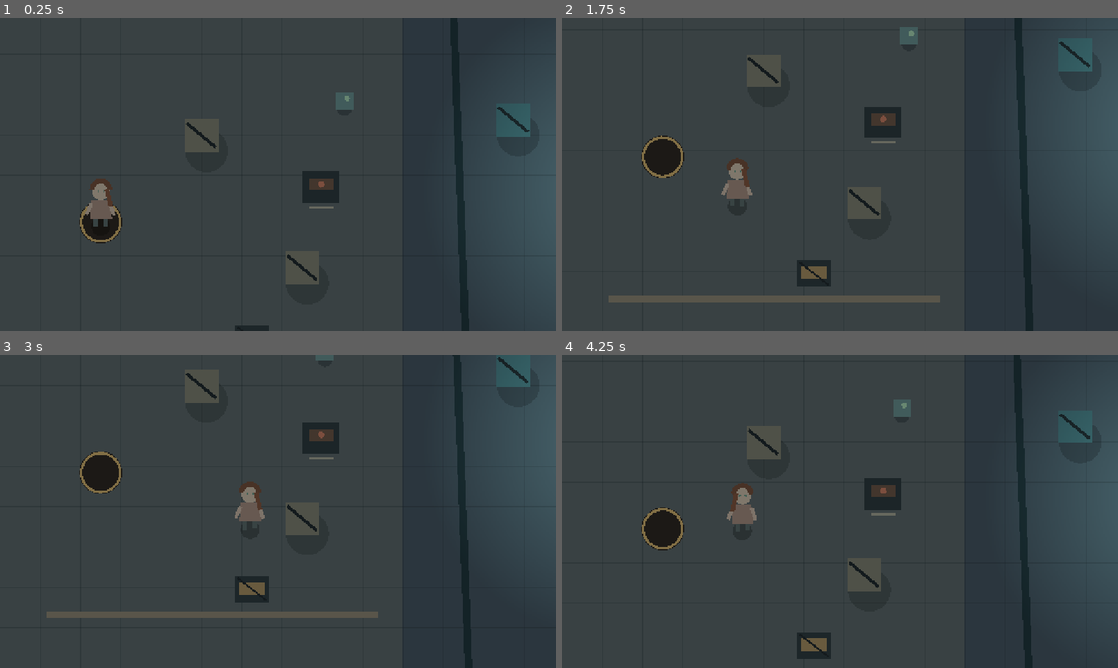
Above: before the commit, frames 1-4 (two rows, left to right).
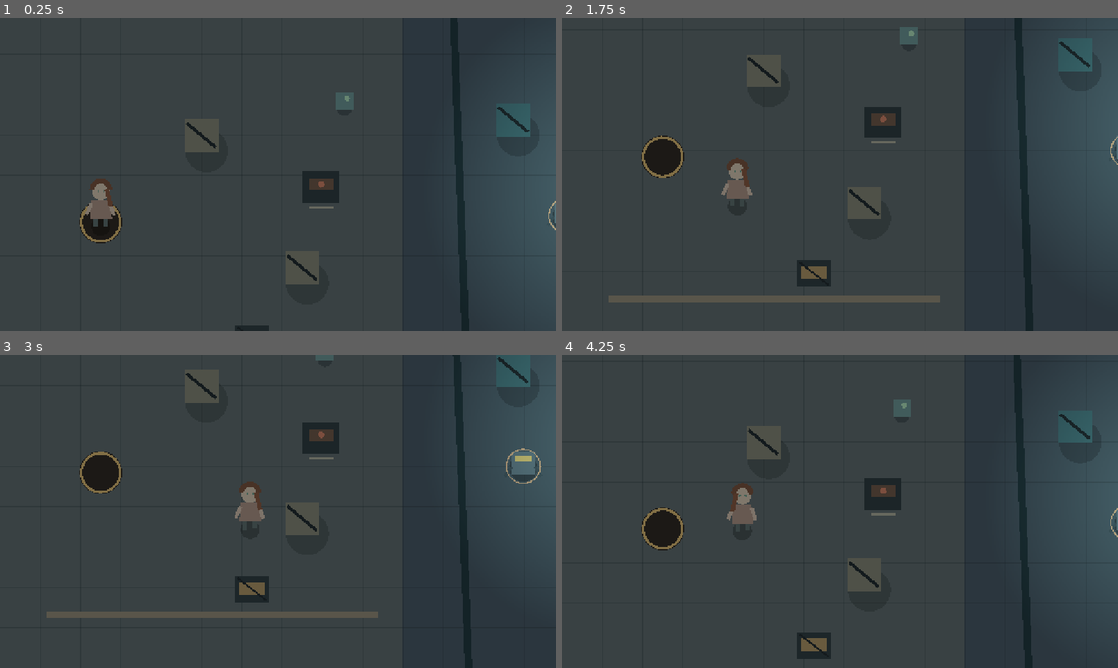
Above: after the commit, the same moments.

Repository: MohamedXIV/not-a-hero
Game: Godot game, scene res://scenes/world/outdoors.tscn
Same seed, same stepped clock (60 frames per second), same inputs: the game is played once before the commit and once after it. This scene is started directly instead of the project's main scene.
Inputs (mouse positions are in pixels of both pictures, inside the frame that each line leads up to):
- Up to frame 1 (0.25 s): no input
- Up to frame 2 (1.75 s): tap Enter at 0.5 s; move the mouse to (962, 158) at 0.52 s; press the mouse at (962, 158) at 0.53 s; hold D (move_right) 0.53-1.28 s; move the mouse to (728, 190) at 1.27 s; release the mouse at (728, 190) at 1.28 s; hold S (move_down) from 1.28 s (still down); click (728, 190) at 1.35 s
- Up to frame 3 (3 s): move the mouse to (333, 442) at 2.02 s; release S (move_down) at 2.03 s; press the mouse at (333, 442) at 2.03 s; hold D (move_right) 2.03-2.78 s; tap E (interact) at 2.1 s; move the mouse to (250, 574) at 2.77 s; release the mouse at (250, 574) at 2.78 s; hold W (move_up) from 2.78 s (still down); tap Shift (sprint) at 2.85 s
- Up to frame 4 (4.25 s): click (812, 574) at 3.05 s; move the mouse to (1006, 558) at 3.52 s; release W (move_up) at 3.53 s; press the mouse at (1006, 558) at 3.53 s; hold A (move_left) from 3.53 s (still down); tap 1 (weapon_pistol) at 3.6 s; tap R (reload) at 4.15 s

The runs differ from the first frame. In frame 1, less than 0.1% of the frame differs, in the area x 98-100%, y 58-68%; in frame 2, less than 0.1%; in frame 3, 0.1%, in the area x 91-98%, y 29-42%; in frame 4, less than 0.1%.

Commit message:
test(godot): exercise real hitscan cover, two weapons, AI and save state

Diff:
--- a/godot/scenes/actors/robots/survey_guard.tscn
+++ b/godot/scenes/actors/robots/survey_guard.tscn
@@ -7,7 +7,7 @@
 
 [node name="SurveyGuard" type="CharacterBody2D"]
 collision_layer = 4
-collision_mask = 1 | 2
+collision_mask = 3
 script = ExtResource("1_guard")
 
 [node name="CollisionShape2D" type="CollisionShape2D" parent="."]
--- /dev/null
+++ b/godot/tests/combat_smoke.gd
@@ -0,0 +1,139 @@
+extends Node
+## Real Godot physics/raycast smoke; two weapons, cover, reload, enemy AI and save.
+## Run as a scene so GameSession Autoload is available.
+
+func _ready() -> void:
+    call_deferred("_check")
+
+
+func _check() -> void:
+    GameSession.current_level = "outdoors"
+    GameSession.outdoor_position = Vector2(750, 320)
+    GameSession.set_world_flag(&"world/cable_forest/survey_guard_01", false)
+    GameSession.combat_state = {
+        "selected": "pistol",
+        "pistol": {"clip": 8, "reserve": 32},
+        "rifle": {"clip": 4, "reserve": 16}
+    }
+    var outdoors: Node2D = (load("res://scenes/world/outdoors.tscn") as PackedScene).instantiate() as Node2D
+    add_child(outdoors)
+    var yuna: CharacterBody2D = outdoors.get_node("Yuna") as CharacterBody2D
+    var weapon: Node2D = yuna.get_node("Weapons") as Node2D
+    var guard: CharacterBody2D = outdoors.get_node_or_null("WorldStreamer/CableEdgeChunk/SurveyGuard") as CharacterBody2D
+    var maintainer: CharacterBody2D = outdoors.get_node_or_null("WorldStreamer/AshFlatsChunk/NeutralMaintainer") as CharacterBody2D
+    if guard == null or maintainer == null:
+        _fail("Hostile and neutral machine need to be loaded")
+        return
+    guard.set_physics_process(false)
+    maintainer.set_physics_process(false)
+    await get_tree().physics_frame
+    if not guard.call("has_line_of_sight", yuna):
+        _fail("Guard cannot detect visible player on unobstructed path")
+        return
+    if maintainer.has_method("take_damage") or maintainer.is_in_group("robot_sensors"):
+        _fail("Neutral worker must not behave as a hostile")
+        return
+
+    # Add actual physics collision as cover; raycast and enemy visibility must agree.
+    var cover := StaticBody2D.new()
+    cover.position = Vector2(820, 320)
+    var cover_shape := CollisionShape2D.new()
+    var rectangle := RectangleShape2D.new()
+    rectangle.size = Vector2(24, 90)
+    cover_shape.shape = rectangle
+    cover.add_child(cover_shape)
+    outdoors.add_child(cover)
+    await get_tree().physics_frame
+    if guard.call("has_line_of_sight", yuna):
+        _fail("Line-of-sight passed through solid cover")
+        return
+    var durability: int = int(guard.get("durability"))
+    if not weapon.call("shoot_at", guard.global_position):
+        _fail("Pistol couldn't shoot")
+        return
+    if int(guard.get("durability")) != durability:
+        _fail("Projectile damaged guard through cover")
+        return
+    cover.collision_layer = 0
+    await get_tree().physics_frame
+
+    if not guard.call("has_line_of_sight", yuna):
+        _fail("Removing cover didn't restore visibility")
+        return
+    if weapon.call("shoot_at", guard.global_position):
+        _fail("Shot bypassed weapon fire interval")
+        return
+    await _physics_frames(24)
+    if not weapon.call("shoot_at", guard.global_position):
+        _fail("Pistol cannot hit exposed guard")
+        return
+    if int(guard.get("durability")) >= durability:
+        _fail("A clear pistol shot didn't reduce robot durability")
+        return
+    if not weapon.call("switch_weapon", &"rifle"):
+        _fail("Rifle switch failed")
+        return
+    await _physics_frames(42)
+    var before_rifle: int = int(guard.get("durability"))
+    if not weapon.call("shoot_at", guard.global_position):
+        _fail("Rifle wouldn't fire")
+        return
+    if int(guard.get("durability")) >= before_rifle:
+        _fail("Rifle didn't affect hostile durability")
+        return
+
+    var rifle_ammo: Dictionary = GameSession.combat_state["rifle"]
+    if int(rifle_ammo["clip"]) != 3:
+        _fail("Rifle magazine wasn't consumed")
+        return
+    rifle_ammo["clip"] = 0
+    GameSession.combat_state["rifle"] = rifle_ammo
+    if not weapon.call("start_reload"):
+        _fail("Rifle reload could not begin")
+        return
+    await _physics_frames(115)
+    rifle_ammo = GameSession.combat_state["rifle"]
+    if int(rifle_ammo["clip"]) != 4 or int(rifle_ammo["reserve"]) != 12:
+        _fail("Reload failed to transfer exact rounds: " + str(rifle_ammo))
+        return
+    var saved: Dictionary = GameSession.snapshot()
+    GameSession.combat_state["rifle"] = {"clip": 1, "reserve": 0}
+    if not GameSession.restore_snapshot(saved):
+        _fail("Combat state failed to restore")
+        return
+    if int((GameSession.combat_state["rifle"] as Dictionary)["reserve"]) != 12:
+        _fail("Saved ammo was not restored")
+        return
+    var invalid: Dictionary = saved.duplicate(true)
+    (invalid["combat_state"] as Dictionary)["rifle"] = {"clip": 1.5, "reserve": 3}
+    if GameSession.restore_snapshot(invalid):
+        _fail("Fractional ammunition was accepted")
+        return
+
+    # Stressful contact temporarily affects movement, without a player HP bar.
+    guard.set_physics_process(true)
+    yuna.position = guard.global_position + Vector2(23, 0)
+    await _physics_frames(7)
+    if yuna.hits_taken < 1 or not yuna.call("is_staggered"):
+        _fail("Hostile contact didn't produce a bounded stagger")
+        return
+    # Escape far enough to break detection; no rank/quest gate.
+    yuna.position = Vector2(60, 60)
+    await _physics_frames(6)
+    if guard.get("state") == &"pursue":
+        _fail("Robot did not lose pursuit after player retreated")
+        return
+
+    print("PASS: cover blocks sight/bullets, pistol/rifle, cooldown, reload, saved ammo, neutral machine and avoidable hostile pressure")
+    outdoors.queue_free()
+    get_tree().quit(0)
+
+
+func _physics_frames(count: int) -> void:
+    for i: int in range(count):
+        await get_tree().physics_frame
+
+
+func _fail(message: String) -> void:
+    push_error("Combat smoke failure: " + message)
+    get_tree().quit(1)
--- /dev/null
+++ b/godot/tests/combat_smoke.tscn
@@ -0,0 +1,6 @@
+[gd_scene load_steps=2 format=3]
+
+[ext_resource type="Script" path="res://tests/combat_smoke.gd" id="1_test"]
+
+[node name="CombatSmoke" type="Node"]
+script = ExtResource("1_test")
Not shown, changed: .github/workflows/godot-smoke.yml
Not shown, changed: godot/README.md
